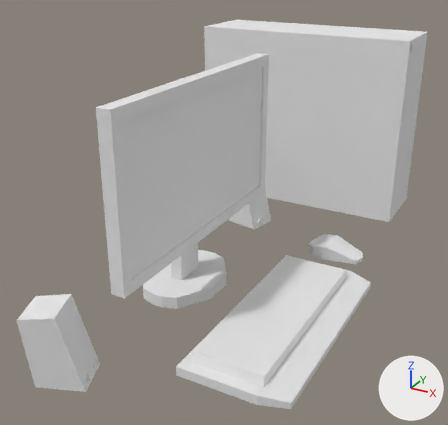
The Blender file Assets/Models/MetaHouse/Bedroom/MyTable.blend as it was, and as the next commit left it.
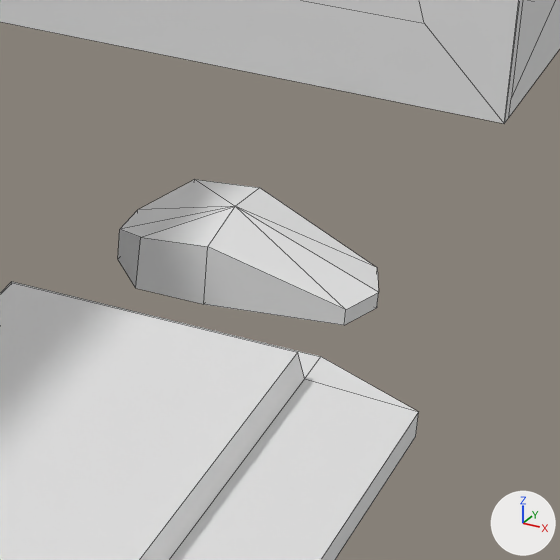
The first picture shows the older version from a camera (50 mm lens) standing at (0.663, -1.141, 0.733) and looking at (0.017, 0.034, 0.146). The close-ups show both versions on the part from 63% to 89% of the width and 46% to 74% of the height of that picture; other places that the commit changed are outside them. The lights are fixed; the arrows at lower right show +X, +Y and +Z. The close-ups show mesh edges as thin lines.

The scene before the commit, as lines of its bpy script (objects in view):
```python
me_cube_002 = bpy.data.meshes.new('Cube.002')
me_cube_002.from_pydata(...)  # 20 vertices, 18 faces; spans x 0.14..0.36, y -0.371..0.129, z 0.75..0.787
me_cube_004 = bpy.data.meshes.new('Cube.004')
me_cube_004.from_pydata(...)  # 39 vertices, 33 faces; spans x -0.3..0.3, y -0.1..0.122, z -0.25..0.25
# faces by material slot: [29, 4]
me_cube_004.materials.append(mat_pc)  # white #e7e7e7
me_cube_004.materials.append(mat_accent)  # white #e7e7e7
me_cube_005 = bpy.data.meshes.new('Cube.005')
me_cube_005.from_pydata(...)  # 20 vertices, 21 faces; spans x -1.0..1.14, y -1.0..1.0, z -1.0..1.0
me_cube_005.materials.append(mat_pc)  # white #e7e7e7
ob_cube_001 = bpy.data.objects.new('Cube.001', me_cube_002)
ob_cube_001.location = (0.0, 0.0, -0.7497)
ob_cube_004 = bpy.data.objects.new('Cube.004', me_cube_004)
ob_cube_004.location = (0.0, 0.59, 0.2503)
ob_cube_005 = bpy.data.objects.new('Cube.005', me_cube_005)
ob_cube_005.location = (0.23, 0.2288, 0.0203)
ob_cube_005.scale = (0.065, 0.04, 0.02)
```
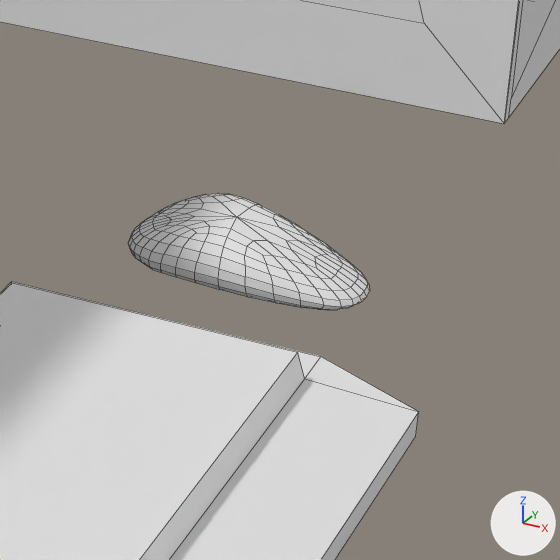
The change in detail:
Object 'Cube.005' (ob_cube_005) gains a SUBSURF modifier named 'Subdivision'.

Pixel boxes [x1, y1, x2, y2] of what changed, in the close-ups (560 x 560 px):
'Cube.005', modifiers changed (8% narrower, 19% shorter)
    before: [118, 180, 379, 325]
    after: [129, 193, 370, 310]
